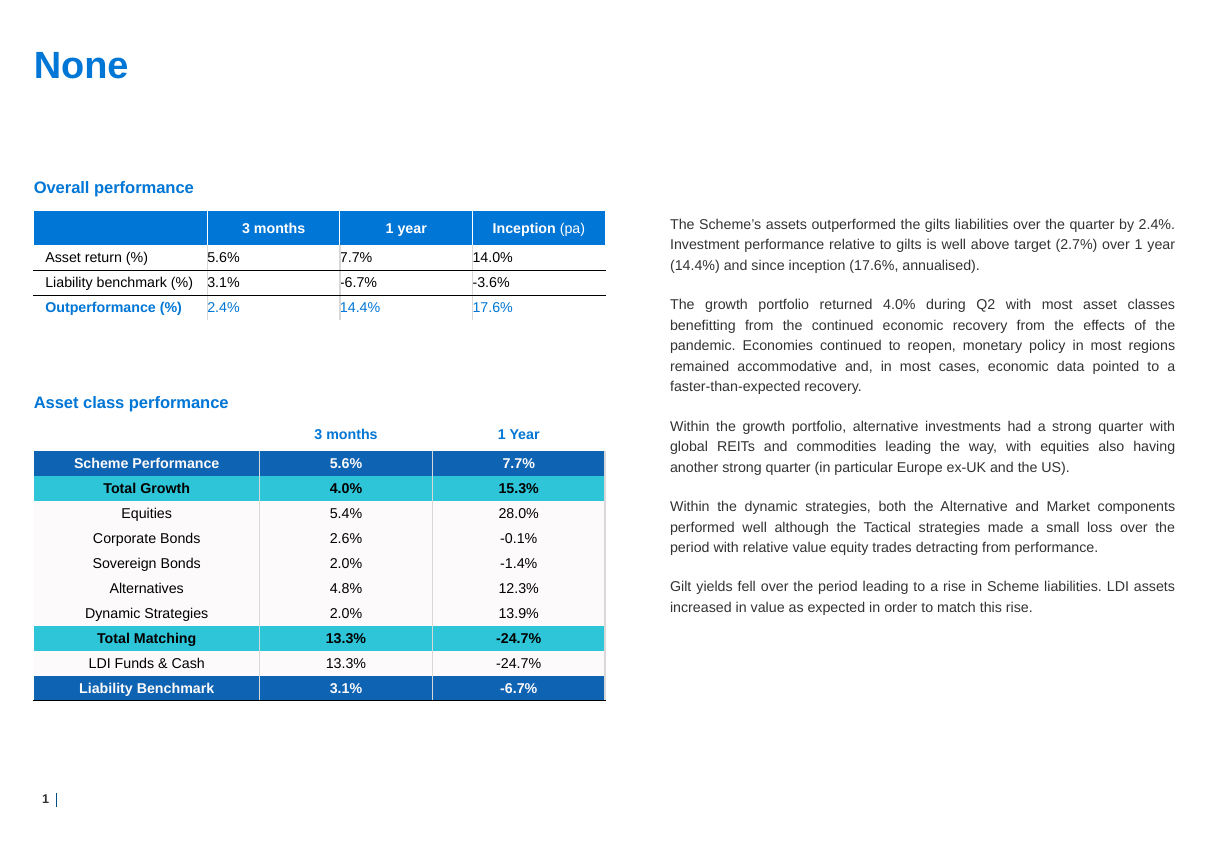
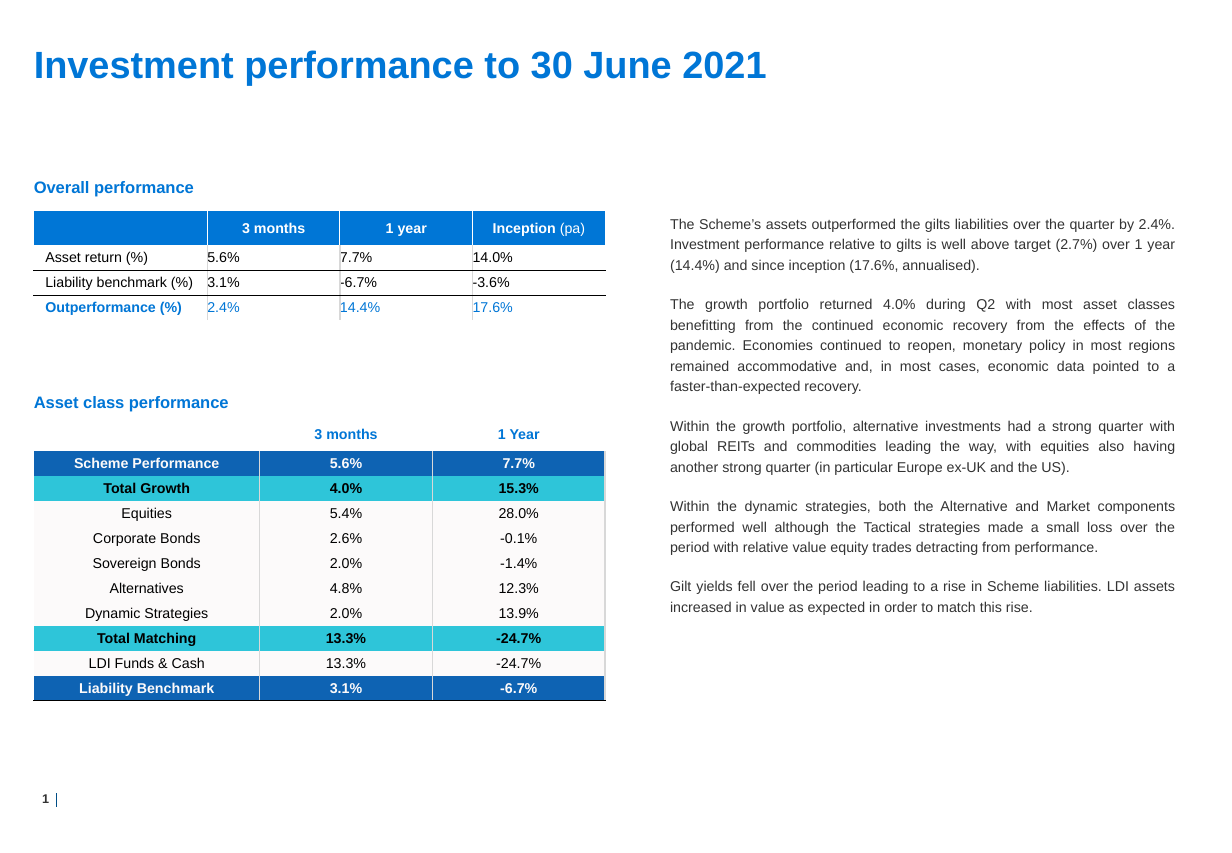
Before and after one commit to GayashanSameera/PythonPPTXGen, a slide deck: slide 2 of output.pptx. Drawn at 1232x853 pixels with LibreOffice and Linux fonts; fonts in the diff are those of the drawing; background and template pictures are left out. Boxes give left, top, right and bottom in pixels: in the first picture for what was removed or moved away, otherwise in the second. Text is boxed around its words. In the diff, an @@ line names an element or a change of style, - is before the commit and + after.

```diff
--- a/output.pptx
+++ b/output.pptx
@@ title at [34,50,766,85]: text changed @@
-None
+Investment performance to 30 June 2021
```
Also in this commit, not shown: 1 other slide changed, 5 other files.
